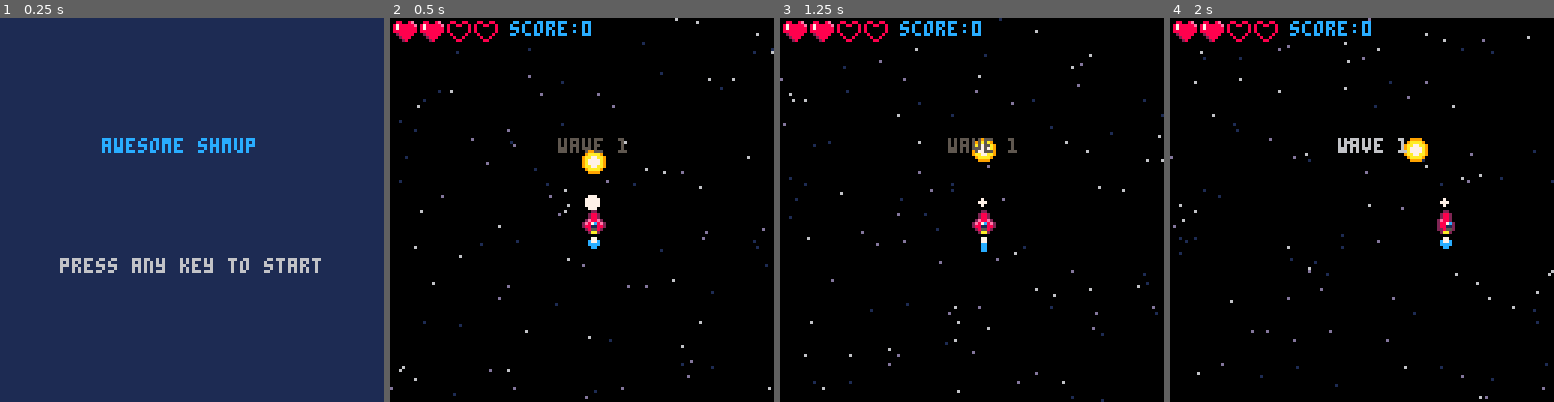
Above: before the commit, frames 1-4 (left to right).
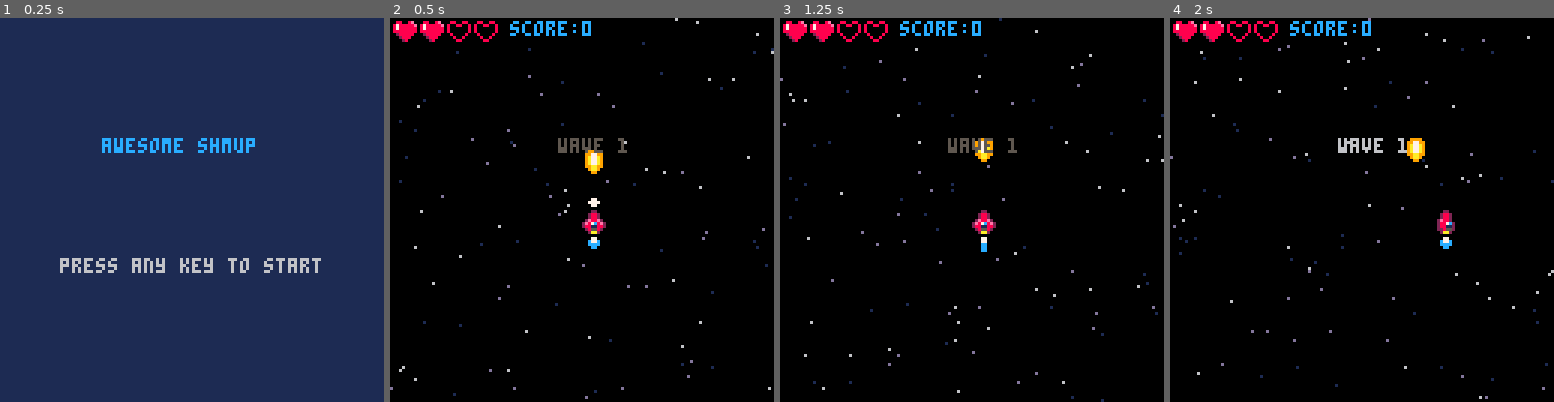
Above: after the commit, the same moments.

Repository: alexlazarovski/pico-8-shmup-tutorial
Game: PICO-8 cartridge shmup.p8
Two runs of this game, one before a commit and one after it. Both use one fixed random seed, a clock stepped at 60 frames per second and the inputs below.
Inputs:
- Up to frame 1 (0.25 s): no input
- Up to frame 2 (0.5 s): tap X (X key) at 0.33 s
- Up to frame 3 (1.25 s): tap O (Z key) at 0.7 s; tap X (X key) at 1.07 s
- Up to frame 4 (2 s): hold Right from 1.6 s (still down); tap O (Z key) at 1.7 s; tap X (X key) at 1.85 s

Frame 1 is identical in both runs. In frame 2, 0.3% of the frame differs, in the area x 50-57%, y 35-50%; in frame 3, 0.2%; in frame 4, 0.2%.

Commit message:
lesson 19 music and collisions

Diff:
--- a/shmup.p8
+++ b/shmup.p8
@@ -16,6 +16,7 @@
  startscreen()
  blinkt = 1
  t = 0
+ lockout=0
 end
 
 function _update()
@@ -51,24 +52,21 @@
 
 function startscreen()
  mode = "start"
- music(1)
+ music(7)
 end
 
 function startgame()
- music(-1, 1000)
  t = 0
 
  wave = 0
  nextwave()
 
- ship = {}
+ ship = makespr()
  ship.x = 64
  ship.y = 64
  ship.sx = 0
  ship.sy = 0
  ship.spr = 2
- ship.sprw = 1
- ship.sprh = 1
 
  invul = 0
 
@@ -140,6 +138,9 @@
   circfill(
    ship.x + 3, ship.y - 3, muzzle, 7
   )
+  circfill(
+   ship.x + 4, ship.y - 3, muzzle, 7
+  )
  end
 end
 
@@ -168,13 +169,13 @@
 function col(a, b)
  local a_left = a.x
  local a_top = a.y
- local a_right = a.x + 7
- local a_bottom = a.y + 7
+ local a_right = a.x + a.colw-1
+ local a_bottom = a.y + a.colh-1
 
  local b_left = b.x
  local b_top = b.y
- local b_right = b.x + 7
- local b_bottom = b.y + 7
+ local b_right = b.x + b.colw-1
+ local b_bottom = b.y + b.colh-1
 
  if a_top > b_bottom then return false end
  if b_top > a_bottom then return false end
@@ -344,6 +345,21 @@
  add(parts, myp)
  --end
 end
+
+function makespr()
+	local myspr = {}
+ myspr.x = 0
+ myspr.y = 0
+ myspr.flash = 0
+ myspr.aniframe = 1
+ myspr.spr=0
+ myspr.sprw = 1
+ myspr.sprh = 1
+ myspr.colw = 8
+ myspr.colh = 8
+
+ return myspr
+end
 -->8
 -- update
 
@@ -370,15 +386,15 @@
 
  if btn(5) then
   if bultimer <= 0 then
-   local bullet = {}
-   bullet.x = ship.x
+   local bullet = makespr()
+   bullet.x = ship.x + 1
    bullet.y = ship.y - 4
    bullet.spr = 16
-   bullet.sprw = 1
-   bullet.sprh = 1
+   bullet.colw=6
    add(bullets, bullet)
+
    sfx(0)
-   muzzle = 6
+   muzzle = 5
    bultimer = 5
   end
  end
@@ -413,8 +429,8 @@
 
   if myen.y > 128 then
    del(enemies, myen)
-   spawnen()
-  end
+  end
+
  end
 
  --collission bullet x enemies
@@ -434,9 +450,6 @@
      score += 1
      explode(myen.x + 4, myen.y + 4)
 
-     if #enemies == 0 then
-      nextwave()
-     end
     end
    end
   end
@@ -459,6 +472,7 @@
 
  if lives <= 0 then
   mode = "over"
+  lockout=t+30
   music(6)
   return
  end
@@ -491,6 +505,10 @@
  end
 
  animatestars()
+
+ if mode=="game" and #enemies == 0 then
+  nextwave()
+ end
 end
 
 function update_start()
@@ -507,6 +525,10 @@
 end
 
 function update_over()
+ if t<=lockout then
+ 	return
+ end
+
  if btn(4) == false and btn(5) == false then
   btnreleased = true
  end
@@ -520,6 +542,11 @@
 end
 
 function update_win()
+
+ if t<=lockout then
+ 	return
+ end
+
  if btn(4) == false and btn(5) == false then
   btnreleased = true
  end
@@ -687,20 +714,23 @@
 
  if wave > 4 then
   mode = "win"
+  music(4)
+  lockout=t+30
  else
+  if wave==1 then
+  	music(0)
+  else
+   music(3)
+  end
   mode = "wavetxt"
   wavetime = 80
  end
 end
 
 function spawnen(entype)
- local myen = {}
+ local myen = makespr()
  myen.x = rnd(120)
  myen.y = -8
- myen.flash = 0
- myen.aniframe = 1
- myen.sprw = 1
- myen.sprh = 1
 
  if entype == nil or entype == 1 then
   --green alien
@@ -724,6 +754,8 @@
   myen.ani = { 208, 210 }
   myen.sprw = 2
   myen.sprh = 2
+  myen.colw = 16
+  myen.colh = 16
  end
 
  add(enemies, myen)
Not shown, changed: 17 lines of the sprite sheet (__gfx__) section of shmup.p8
Not shown, changed: the music (__music__) section of shmup.p8
Not shown, changed: the sound effects (__sfx__) section of shmup.p8
